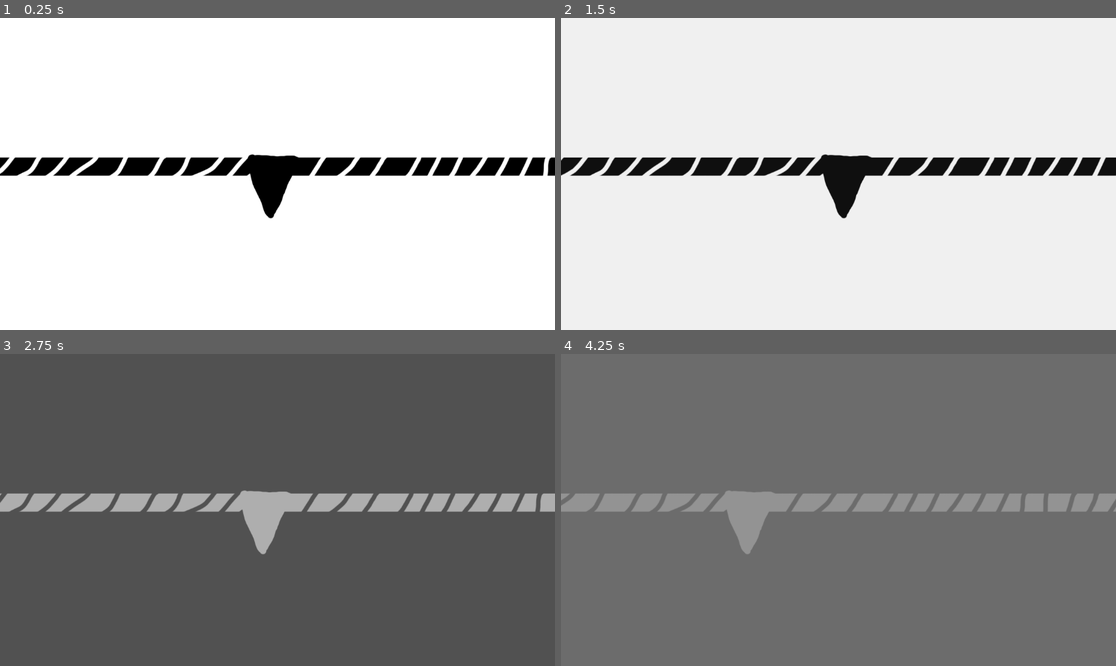
Above: before the commit, frames 1-4 (two rows, left to right).
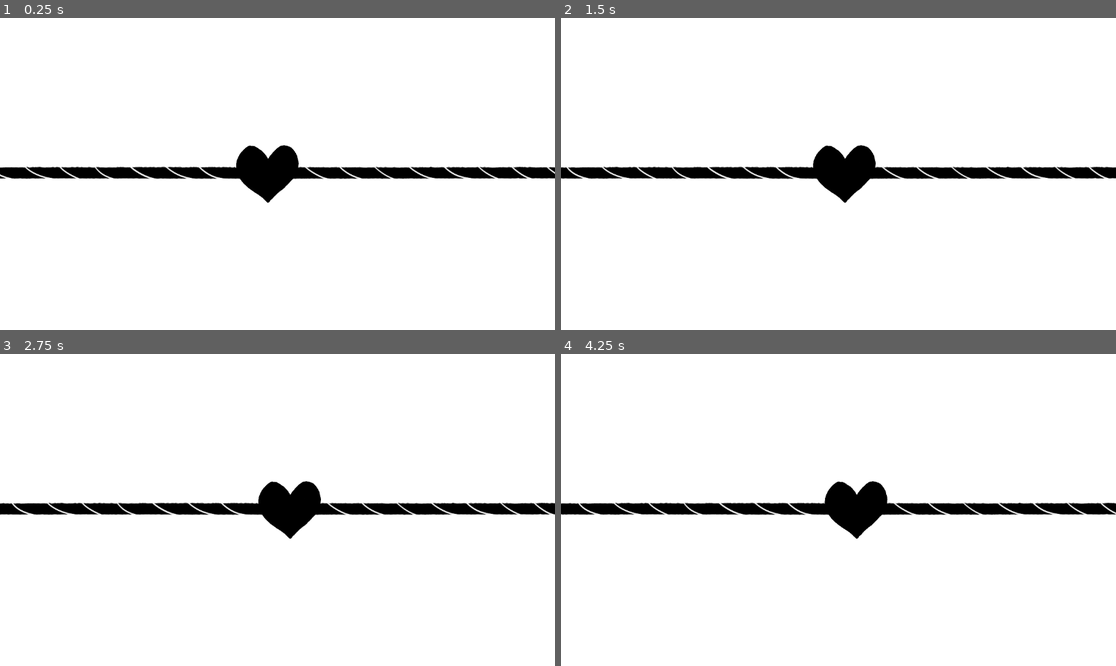
Above: after the commit, the same moments.

Repository: emrysshevek/tug-of-war
Game: Godot game, scene res://scenes/game.tscn
The game is run twice, just before and just after one commit, with the same random seed, the same clock (stepped at 60 frames per second) and the same inputs.
Inputs:
- Up to frame 1 (0.25 s): no input
- Up to frame 2 (1.5 s): hold Space (action) 0.53-1.28 s; tap Space (action) at 1.35 s
- Up to frame 3 (2.75 s): hold Space (action) from 2.03 s (still down)
- Up to frame 4 (4.25 s): release Space (action) at 2.78 s; tap Space (action) at 2.85 s; hold Space (action) from 3.53 s (still down)

The runs differ from the first frame. In frame 1, 5.0% of the frame differs, in the area x 0-100%, y 40-65%; in frame 2, 4.9%; in frame 3, 100%; in frame 4, 100%, in the area x 0-100%, y 0-100%.

Commit message:
dodge minigame

Diff:
--- /dev/null
+++ b/components/projectile.tscn
@@ -0,0 +1,34 @@
+[gd_scene load_steps=5 format=3 uid="uid://dh3bwegkevylm"]
+
+[ext_resource type="Texture2D" uid="uid://d1uiku645fnm2" path="res://assets/ball.png" id="1_dr4jj"]
+
+[sub_resource type="Curve" id="Curve_wlmoe"]
+_data = [Vector2(0.0280899, 1), 0.0, -0.634392, 0, 0, Vector2(1, 0.384615), 0.295252, 0.0, 0, 0]
+point_count = 2
+
+[sub_resource type="Gradient" id="Gradient_2tthi"]
+colors = PackedColorArray(0, 0, 0, 1, 0, 0, 0, 0)
+
+[sub_resource type="CircleShape2D" id="CircleShape2D_pxu25"]
+radius = 52.0384
+
+[node name="Projectile" type="RigidBody2D"]
+collision_layer = 2
+
+[node name="CPUParticles2D" type="CPUParticles2D" parent="."]
+amount = 5
+lifetime = 0.25
+texture = ExtResource("1_dr4jj")
+direction = Vector2(0, 0)
+spread = 0.0
+gravity = Vector2(0, 0)
+scale_amount_curve = SubResource("Curve_wlmoe")
+color = Color(0, 0, 0, 1)
+color_ramp = SubResource("Gradient_2tthi")
+
+[node name="Sprite2D" type="Sprite2D" parent="."]
+position = Vector2(-1, 2)
+texture = ExtResource("1_dr4jj")
+
+[node name="CollisionShape2D" type="CollisionShape2D" parent="."]
+shape = SubResource("CircleShape2D_pxu25")
--- a/components/rope.gd
+++ b/components/rope.gd
@@ -1,13 +1,22 @@
-class_name Rope extends TextureRect
-
+class_name Rope extends Node2D
 
 @export var value := 0.0
 @export var padding := 0.0
 
+@onready var starting_pos := position.x
+
 
 func _process(delta: float) -> void:
-	var parent = get_parent_control()
-	var parent_center = (parent.size.x / 2)
-	var center = (size.x) / 2
-	var width = (parent.size.x / 2) - padding
-	position.x = parent_center + (width * value) - center
+	var screen_width = get_viewport().get_visible_rect().size.x
+	var width = (screen_width / 2) - padding
+	position.x =  starting_pos + (width * value)
+
+
+func _on_heart_area_area_entered(area:Area2D) -> void:
+	print("heart area area entered")
+	Globals.on_heart_hit()
+
+
+func _on_heart_area_body_entered(body:Node2D) -> void:
+	print("heart area body entered")
+	Globals.on_heart_hit()
--- a/components/rope.tscn
+++ b/components/rope.tscn
@@ -1,16 +1,25 @@
-[gd_scene load_steps=3 format=3 uid="uid://lw2phti7jvw"]
+[gd_scene load_steps=4 format=3 uid="uid://lw2phti7jvw"]
 
 [ext_resource type="Texture2D" uid="uid://6k4fxj3fhh64" path="res://assets/rope.png" id="1_2umhq"]
 [ext_resource type="Script" path="res://components/rope.gd" id="2_apfnn"]
+[ext_resource type="Texture2D" uid="uid://b6qjm88a3fod2" path="res://assets/heart.png" id="3_7n0t7"]
 
-[node name="Rope" type="TextureRect"]
-anchors_preset = 14
-anchor_top = 0.5
-anchor_right = 1.0
-anchor_bottom = 0.5
-offset_top = -324.0
-offset_bottom = 324.0
-grow_horizontal = 2
-grow_vertical = 2
+[node name="Rope" type="Node2D"]
+script = ExtResource("2_apfnn")
+
+[node name="RopeSprite" type="Sprite2D" parent="."]
+scale = Vector2(0.41, 0.41)
 texture = ExtResource("1_2umhq")
-script = ExtResource("2_apfnn")
+
+[node name="HeartSprite" type="Sprite2D" parent="."]
+scale = Vector2(0.165, 0.165)
+texture = ExtResource("3_7n0t7")
+
+[node name="HeartArea" type="Area2D" parent="."]
+collision_mask = 3
+
+[node name="CollisionPolygon2D" type="CollisionPolygon2D" parent="HeartArea"]
+polygon = PackedVector2Array(37, -61, 66, -39, 67, 0, 2, 59, -64, -4, -59, -42, -32, -59, 4, -33)
+
+[connection signal="area_entered" from="HeartArea" to="." method="_on_heart_area_area_entered"]
+[connection signal="body_entered" from="HeartArea" to="." method="_on_heart_area_body_entered"]
--- /dev/null
+++ b/components/shooter.gd
@@ -0,0 +1,32 @@
+class_name Shooter extends Node2D
+
+signal shot(projectile: RigidBody2D)
+
+@export var scene: PackedScene
+@export var direction: Vector2
+@export var spray: float
+@export var min_delay: float
+@export var max_delay: float
+@export var auto_shoot: bool = true
+
+@onready var timer = $Timer
+
+func _ready() -> void:
+	if auto_shoot:
+		timer.wait_time = randf_range(min_delay, max_delay)
+		timer.start()
+
+func shoot(dir := Vector2.INF) -> void:
+	print("shooting projectile")
+	if dir == Vector2.INF:
+		dir = direction
+
+	var projectile: RigidBody2D = scene.instantiate()
+	add_child(projectile)
+	projectile.apply_force(dir.normalized() * 25)
+
+
+func _on_timer_timeout() -> void:
+	shoot()
+	timer.wait_time = randf_range(min_delay, max_delay)
+	timer.start()
--- /dev/null
+++ b/components/shooter.tscn
@@ -0,0 +1,10 @@
+[gd_scene load_steps=2 format=3 uid="uid://bqppeap5v5auv"]
+
+[ext_resource type="Script" path="res://components/shooter.gd" id="1_nipiy"]
+
+[node name="Shooter" type="Node2D"]
+script = ExtResource("1_nipiy")
+
+[node name="Timer" type="Timer" parent="."]
+
+[connection signal="timeout" from="Timer" to="." method="_on_timer_timeout"]
--- a/globals/globals.gd
+++ b/globals/globals.gd
@@ -1,4 +1,6 @@
 extends Node
+
+signal heart_hit()
 
 @export var MAX_MINI_GAME_SCORE = 100
 
@@ -9,3 +11,6 @@
 @export var losses := 0
 
 @export var inversion_amount := 0.0
+
+func on_heart_hit() -> void:
+	heart_hit.emit()
--- a/project.godot
+++ b/project.godot
@@ -27,6 +27,11 @@
 ]
 }
 
+[layer_names]
+
+2d_physics/layer_1="heart"
+2d_physics/layer_2="projectile"
+
 [rendering]
 
 renderer/rendering_method="gl_compatibility"
--- a/scenes/game.gd
+++ b/scenes/game.gd
@@ -4,12 +4,13 @@
 @export var active_game: MiniGame = null
 
 @onready var mini_games: Array[PackedScene] = [
+	preload("res://scenes/mini_games/hold.tscn"),
+	preload("res://scenes/mini_games/dodge.tscn"),
 	preload("res://scenes/mini_games/react.tscn"),
 	preload("res://scenes/mini_games/time.tscn"),
-	preload("res://scenes/mini_games/hold.tscn"),
 	preload("res://scenes/mini_games/mash.tscn")
 ]
-@onready var rope: Rope = $Foreground/Control/Rope
+@onready var rope: Rope = $Rope
 
 var game_index := -1
 
--- a/scenes/game.tscn
+++ b/scenes/game.tscn
@@ -13,6 +13,7 @@
 script = ExtResource("1_eaink")
 
 [node name="Background" type="CanvasLayer" parent="."]
+layer = -2
 
 [node name="Control" type="Control" parent="Background"]
 layout_mode = 3
@@ -31,28 +32,7 @@
 grow_horizontal = 2
 grow_vertical = 2
 
-[node name="Foreground" type="CanvasLayer" parent="."]
-
-[node name="Control" type="Control" parent="Foreground"]
-layout_mode = 3
-anchors_preset = 15
-anchor_right = 1.0
-anchor_bottom = 1.0
-grow_horizontal = 2
-grow_vertical = 2
-metadata/_edit_lock_ = true
-
-[node name="Rope" parent="Foreground/Control" instance=ExtResource("2_61426")]
-layout_mode = 0
-anchors_preset = 0
-anchor_top = 0.0
-anchor_right = 0.0
-anchor_bottom = 0.0
-offset_top = 0.0
-offset_right = 2448.0
-offset_bottom = 648.0
-grow_horizontal = 1
-grow_vertical = 1
+[node name="Rope" parent="." instance=ExtResource("2_61426")]
 
 [node name="Inversion" type="CanvasLayer" parent="."]
 
@@ -64,3 +44,5 @@
 grow_horizontal = 2
 grow_vertical = 2
 script = ExtResource("4_7n8f2")
+
+[node name="Camera2D" type="Camera2D" parent="Inversion/ColorRect"]
--- /dev/null
+++ b/scenes/mini_games/dodge.gd
@@ -0,0 +1,16 @@
+extends MiniGame
+
+@onready var shooter: Shooter = $Shooter
+
+func _ready() -> void:
+	super._ready()
+	Globals.heart_hit.connect(_on_heart_hit)
+
+func _physics_process(delta: float) -> void:
+	if Input.is_action_just_pressed("action"):
+		score += 10
+
+	score -= delta * 10
+
+func _on_heart_hit() -> void:
+	score -= 10
--- /dev/null
+++ b/scenes/mini_games/dodge.tscn
@@ -0,0 +1,19 @@
+[gd_scene load_steps=5 format=3 uid="uid://dscmpbn1tyfhw"]
+
+[ext_resource type="PackedScene" uid="uid://dhmaolqqgtsg0" path="res://scenes/mini_games/mini_game.tscn" id="1_uxoa8"]
+[ext_resource type="Script" path="res://scenes/mini_games/dodge.gd" id="2_w3he2"]
+[ext_resource type="PackedScene" uid="uid://bqppeap5v5auv" path="res://components/shooter.tscn" id="3_gxec5"]
+[ext_resource type="PackedScene" uid="uid://dh3bwegkevylm" path="res://components/projectile.tscn" id="4_a1qmb"]
+
+[node name="Dodge" instance=ExtResource("1_uxoa8")]
+script = ExtResource("2_w3he2")
+
+[node name="Camera2D" type="Camera2D" parent="." index="0"]
+position = Vector2(2, -47)
+
+[node name="Shooter" parent="." index="1" instance=ExtResource("3_gxec5")]
+position = Vector2(5, -481)
+scene = ExtResource("4_a1qmb")
+direction = Vector2(0, 1)
+min_delay = 0.5
+max_delay = 1.0
Binary file added: assets/ball.png
Not shown, added: assets/ball.png.import
Binary file added: assets/heart.png
Not shown, added: assets/heart.png.import
Binary file changed: assets/rope.png
